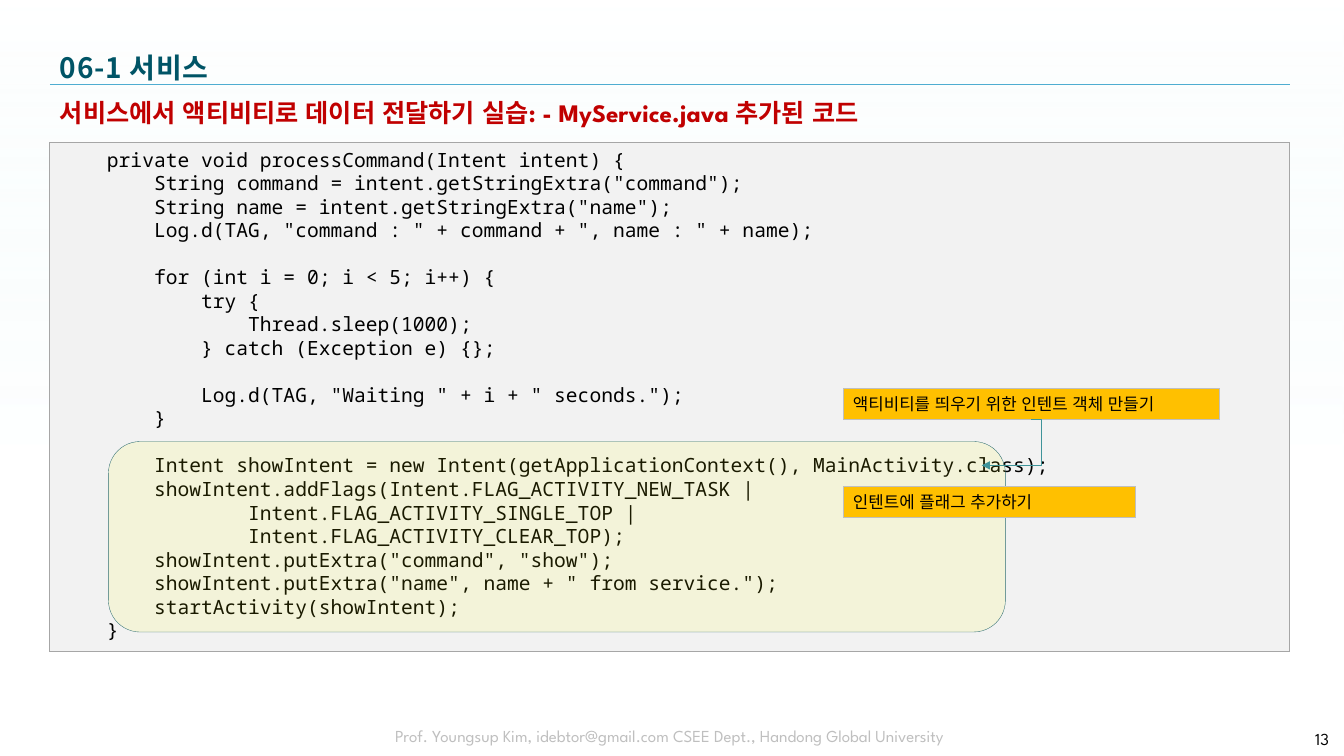
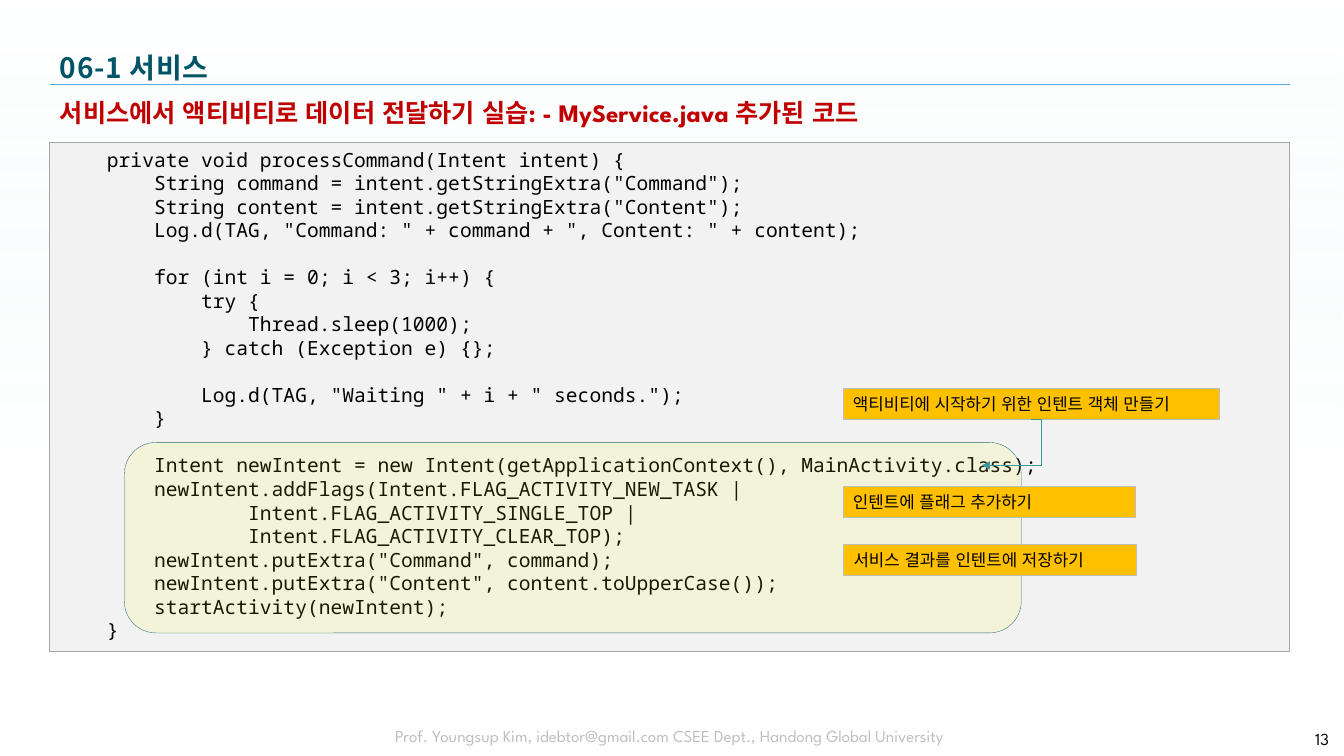
Before and after one commit to tae7841/HuStarAS, a slide deck: slide 13 of ppts/06Service.pptx. Drawn at 1344x756 pixels with LibreOffice and Linux fonts; fonts in the diff are those of the drawing; background and template pictures are left out. Boxes give left, top, right and bottom in pixels: in the first picture for what was removed or moved away, otherwise in the second. Text is boxed around its words. In the diff, an @@ line names an element or a change of style, - is before the commit and + after.

```diff
--- a/ppts/06Service.pptx
+++ b/ppts/06Service.pptx
@@ text in rectangle at (154,175,860,287): text changed @@
-String command = intent.getStringExtra("command");
-String name = intent.getStringExtra("name");
-Log.d(TAG, "command : " + command + ", name : " + name);
-for (int i = 0; i < 5; i++) {
+String command = intent.getStringExtra("Command");
+String content = intent.getStringExtra("Content");
+Log.d(TAG, "Command: " + command + ", Content: " + content);
+for (int i = 0; i < 3; i++) {
@@ text in rectangle at (853,396,1169,412): text changed @@
-액티비티를 띄우기 위한 인텐트 객체 만들기
+액티비티에 시작하기 위한 인텐트 객체 만들기
@@ rounded rectangle: place and size @@
-rounded rectangle at (109,442,1006,632)
+rounded rectangle at (124,443,1021,633)
@@ text in rectangle at (154,454,1036,501): text changed @@
-Intent showIntent = new Intent(getApplicationContext(), MainActivity.class);
-showIntent.addFlags(Intent.FLAG_ACTIVITY_NEW_TASK |
+Intent newIntent = new Intent(getApplicationContext(), MainActivity.class);
+newIntent.addFlags(Intent.FLAG_ACTIVITY_NEW_TASK |
@@ text in rectangle at (154,552,778,619): text changed @@
-showIntent.putExtra("command", "show");
-showIntent.putExtra("name", name + " from service.");
-startActivity(showIntent);
+newIntent.putExtra("Command", command);
+newIntent.putExtra("Content", content.toUpperCase());
+startActivity(newIntent);
@@ rectangle added at (844,544,1136,575), fill #FFC000, outline #BFBFBF 0.75 pt, 12 pt, text #000000 @@
+서비스 결과를 인텐트에 저장하기
```
Also in this commit, not shown: 17 other slides changed, 2 slides removed, 1 other file.
